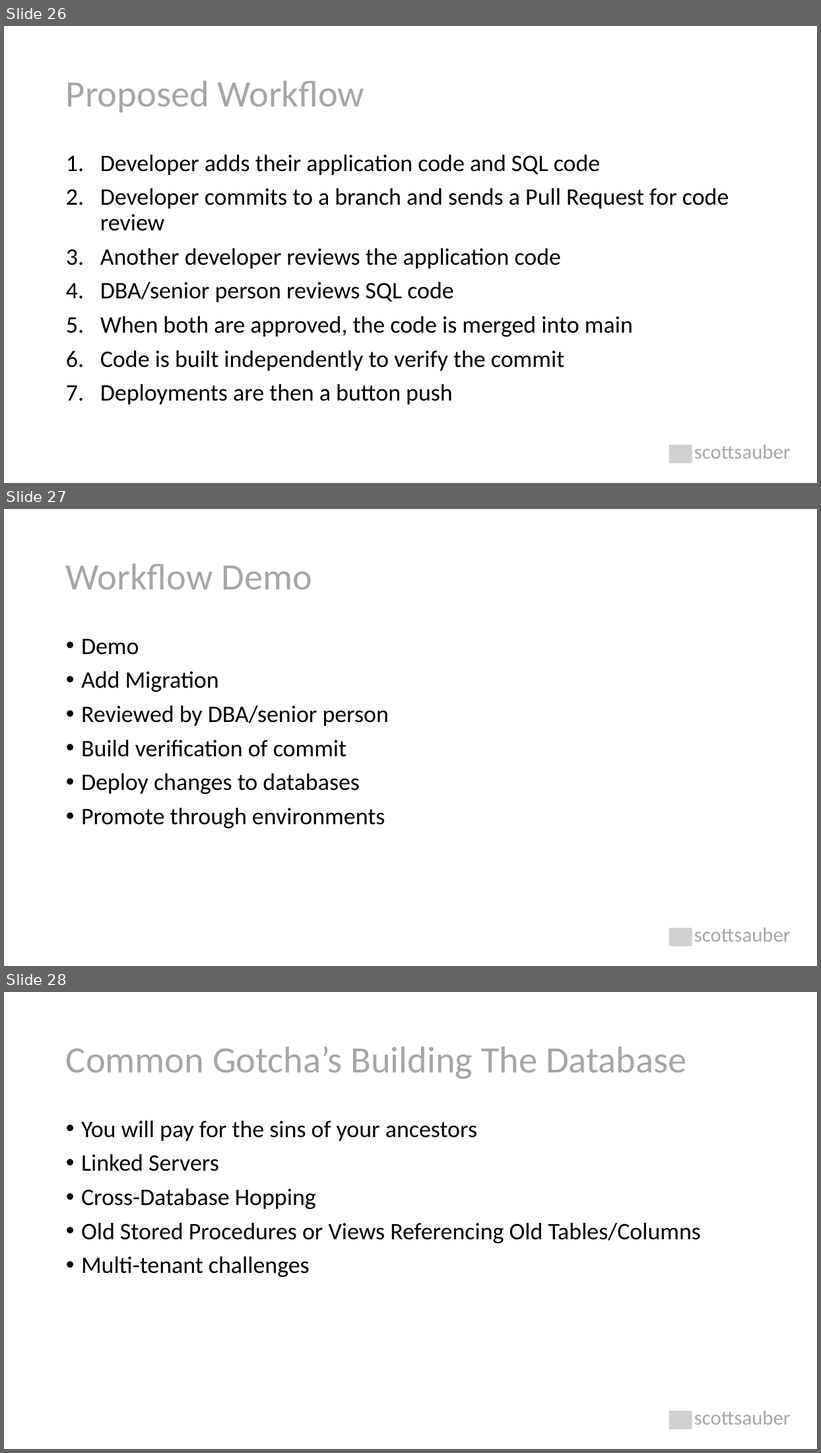
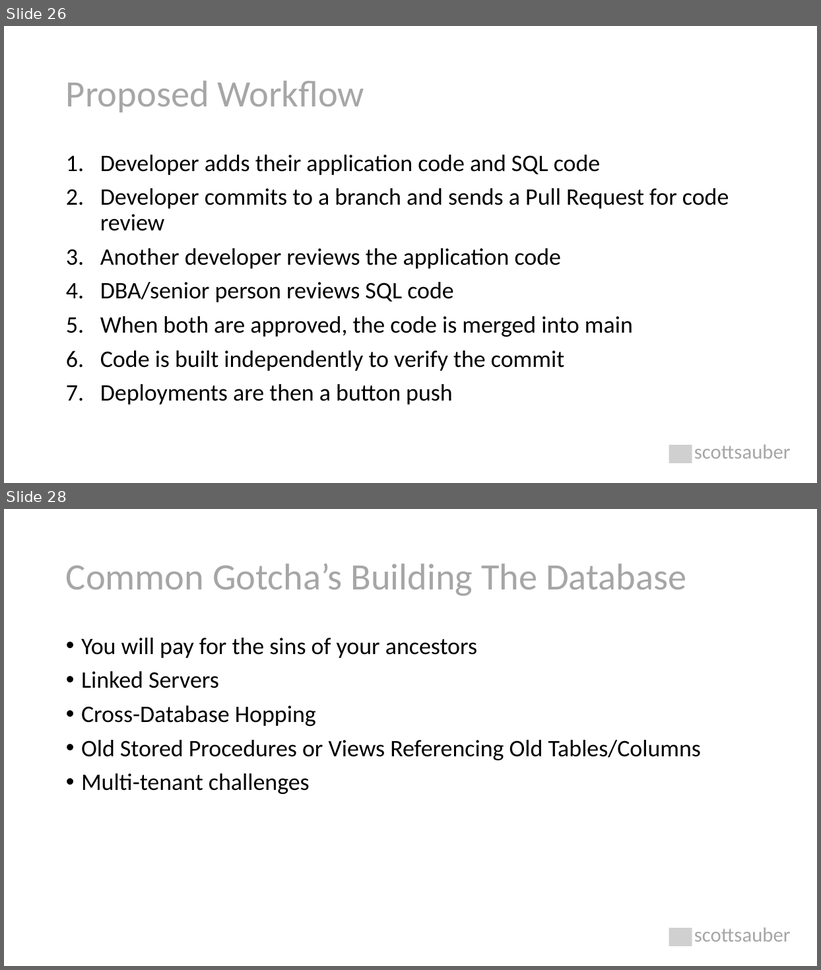
Before and after one commit to scottsauber/talks, a slide deck: 2022-05-11-NDCLondon-DatabaseDevOps/database-devops.pptx. Shown one above the other, each under a label of ours: slides 26, 27 and 28 before the commit, slides 26 and 28 after it; the slides between them are not shown. The pictures are 821x1453 and 821x970 pixels, drawn with LibreOffice and Linux fonts; fonts in the diff are those of the drawing; grey boxes stand for pictures. Boxes give left, top, right and bottom in pixels: in the first picture for what was removed or moved away, otherwise in the second. Text is boxed around its words. In the diff, an @@ line names an element or a change of style, - is before the commit and + after.

```diff
--- a/2022-05-11-NDCLondon-DatabaseDevOps/database-devops.pptx
+++ b/2022-05-11-NDCLondon-DatabaseDevOps/database-devops.pptx
@@ slide 27 removed at [4, 509, 817, 966], background #FFFFFF @@
@@ title removed at [66, 564, 312, 590] @@
-Workflow Demo
@@ text removed at [81, 639, 389, 828] @@
-• Demo
-• Add Migration
-• Reviewed by DBA/senior person
-• Build verification of commit
-• Deploy changes to databases
-• Promote through environments
@@ picture removed at [669, 928, 692, 947] @@
@@ text removed at [694, 928, 791, 942] @@
-scottsauber
```
Also in this commit, not shown: 2 slides changed, 1 slide added.
